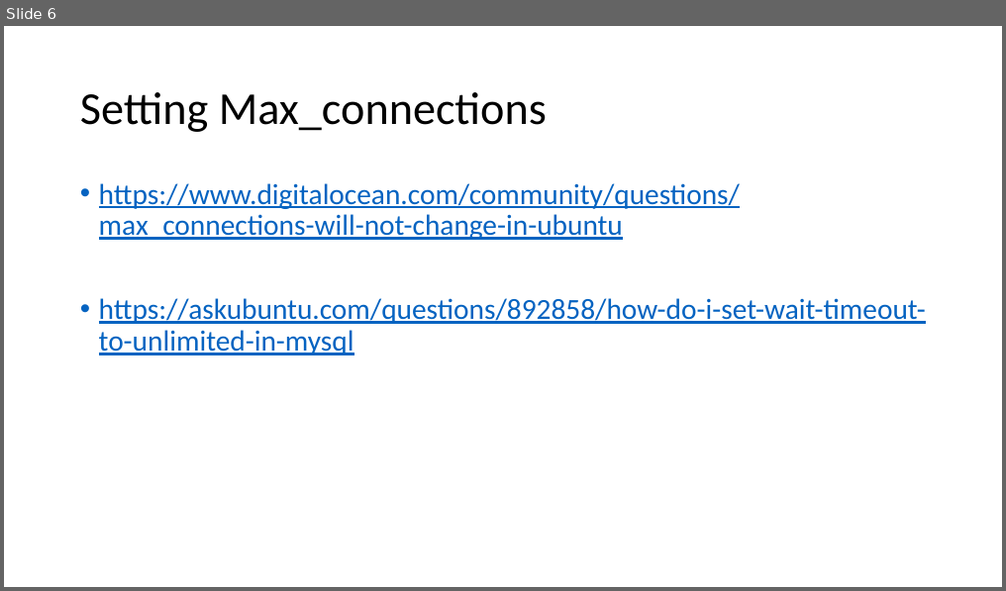
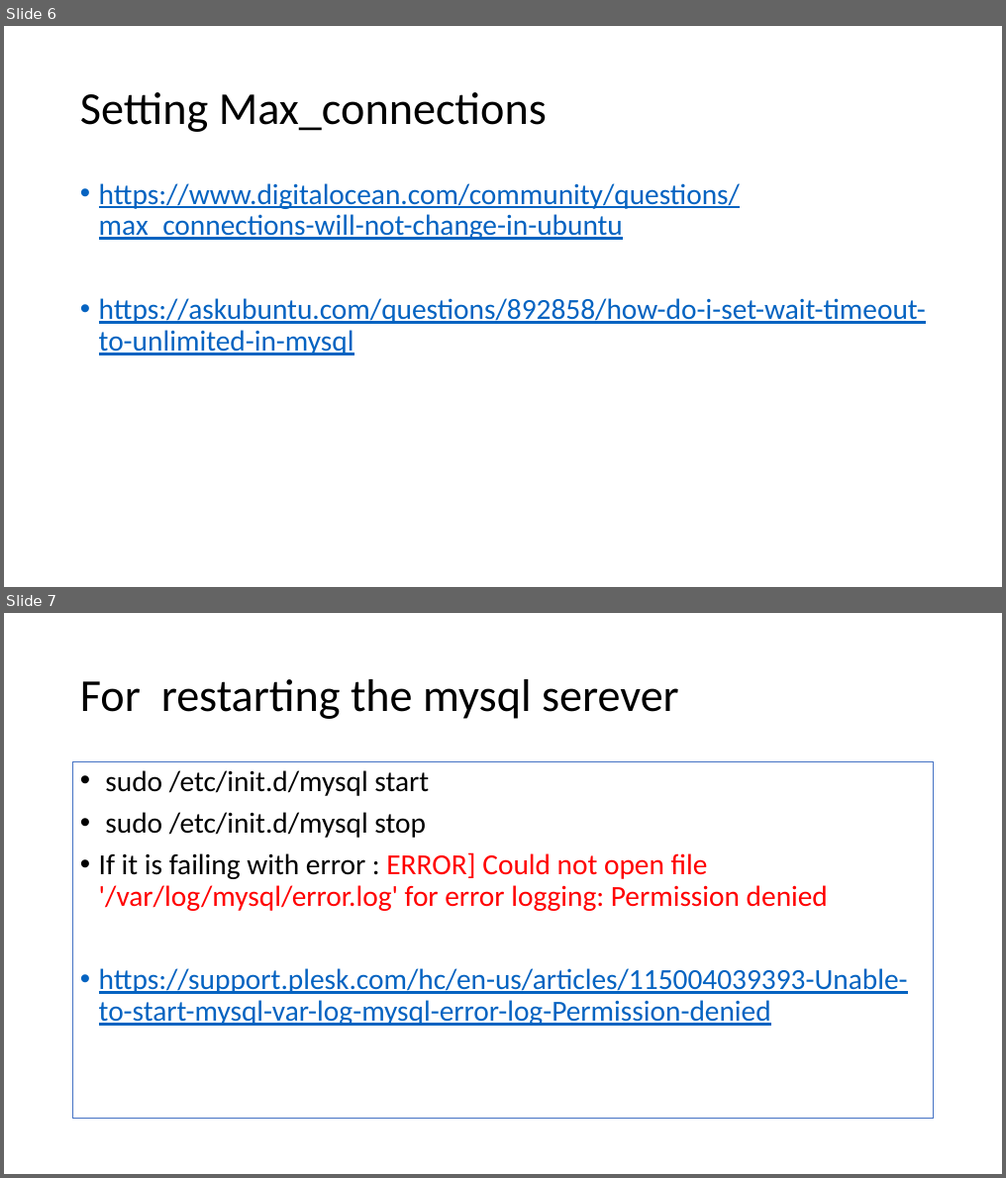
Before and after one commit to Sripadalns/python-SmartFleet-Admin, a slide deck: Creating error Log_MySQL.pptx. Shown one above the other, each under a label of ours: slide 6 before the commit, slides 6 and 7 after it. The pictures are 1006x591 and 1006x1178 pixels, drawn with LibreOffice and Linux fonts; fonts in the diff are those of the drawing. Boxes give left, top, right and bottom in pixels: in the first picture for what was removed or moved away, otherwise in the second. Text is boxed around its words. In the diff, an @@ line names an element or a change of style, - is before the commit and + after.

Commit message:
Added how to restart the mysql server

```diff
--- a/Creating error Log_MySQL.pptx
+++ b/Creating error Log_MySQL.pptx
@@ slide 7 added at <box>4,613,1002,1174</box>, background #FFFFFF @@
@@ title added at <box>80,679,679,719</box>, 44 pt, text #000000 @@
+For restarting the mysql serever
@@ text added at <box>73,762,934,1119</box>, outline #4472C4 0.75 pt, 28 pt, text #0563C1 @@
+• sudo /etc/init.d/mysql start
+• sudo /etc/init.d/mysql stop
+• If it is failing with error : ERROR] Could not open file '/var/log/mysql/error.log' for error logging: Permission denied
+• https://support.plesk.com/hc/en-us/articles/115004039393-Unable-to-start-mysql-var-log-mysql-error-log-Permission-denied
```
